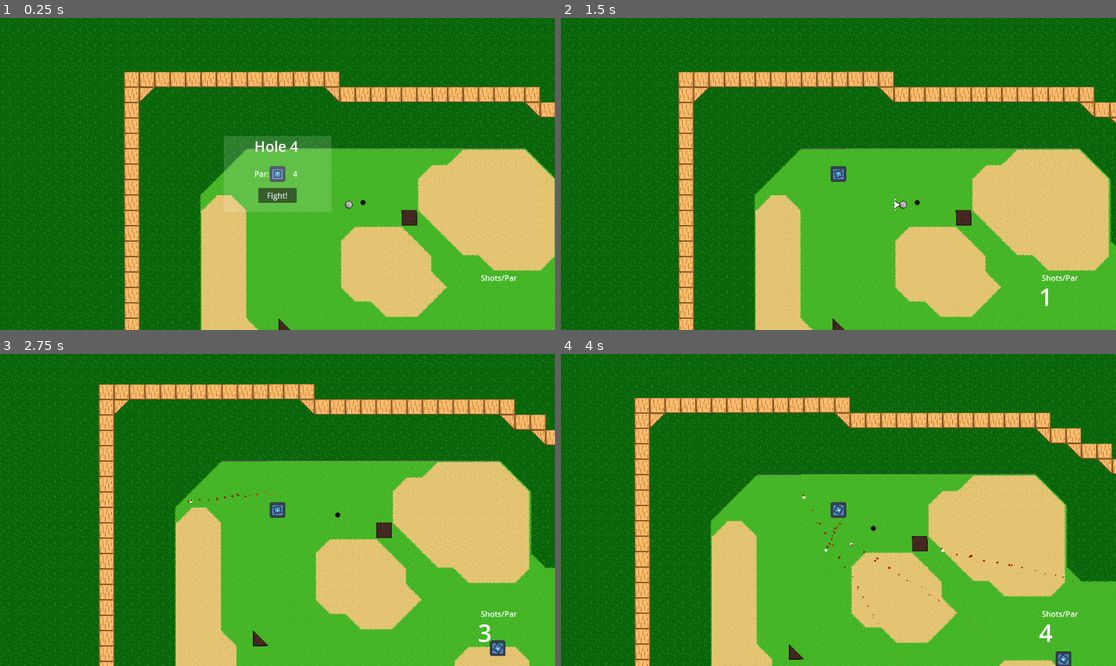
Above: before the commit, frames 1-4 (two rows, left to right).
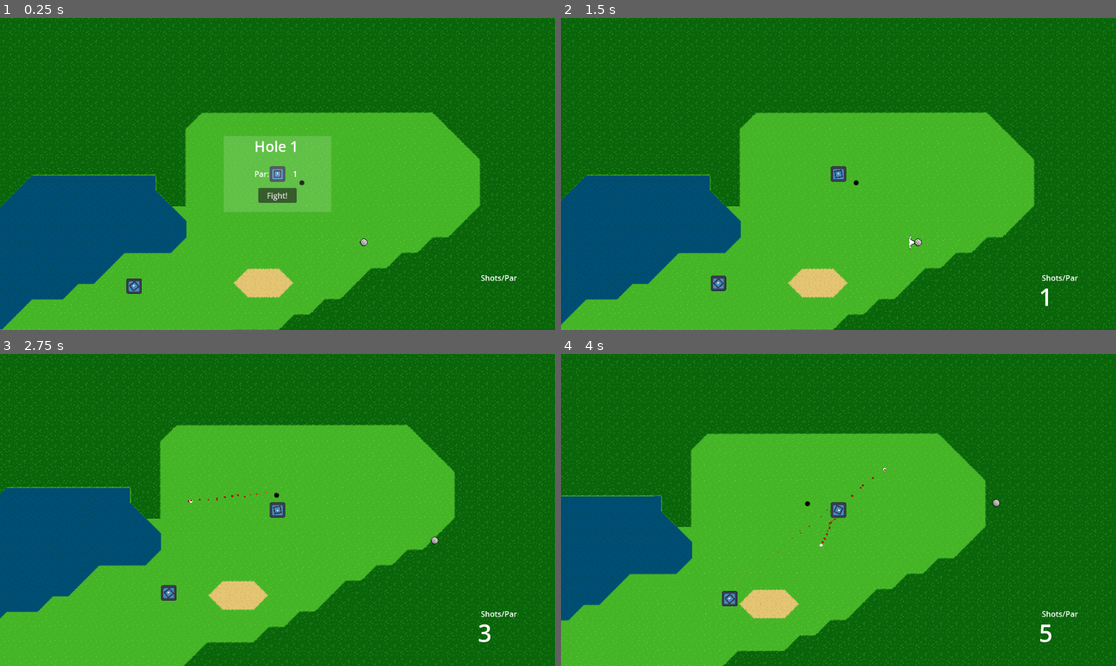
Above: after the commit, the same moments.

Repository: Sabertooth-Software/Bunker-Buster
Game: Godot game, scene res://Scenes/Levels/Hole 1.tscn
The game is run twice, just before and just after one commit, with the same random seed, the same clock (stepped at 60 frames per second) and the same inputs. Before the commit the project starts from res://Scenes/Levels/Hole 4.tscn. The engine's default icon, where the game draws it, is replaced by a stand-in: a white triangle on a blue panel in a dark square.
Inputs (mouse positions are in pixels of both pictures, inside the frame that each line leads up to):
- Up to frame 1 (0.25 s): no input
- Up to frame 2 (1.5 s): click "Fight!" at 0.5 s; move the mouse to (960, 158) at 1.27 s; press the mouse at (960, 158) at 1.28 s; hold Right (right) from 1.28 s (still down)
- Up to frame 3 (2.75 s): move the mouse to (166, 525) at 2.02 s; release Right (right) at 2.03 s; release the mouse at (166, 525) at 2.03 s; hold S (down) from 2.03 s (still down); tap Space (shoot) at 2.1 s
- Up to frame 4 (4 s): move the mouse to (894, 441) at 2.77 s; release S (down) at 2.78 s; press the mouse at (894, 441) at 2.78 s; hold Right (right) 2.78-3.53 s; move the mouse to (810, 572) at 3.52 s; release the mouse at (810, 572) at 3.53 s; hold Up (up) from 3.53 s (still down); tap Space (shoot) at 3.6 s

The runs differ from the first frame. In frame 1, 53% of the frame differs, in the area x 0-100%, y 0-100%; in frame 2, 53%; in frame 3, 60%; in frame 4, 56%.

Commit message:
Transition scenes

Diff:
--- a/CounterUI.gd
+++ b/CounterUI.gd
@@ -1,7 +1,7 @@
 extends Control
 
 @onready var _count_text: RichTextLabel = $counter
-# Called when the node enters the scene tree for the first time.
+
 func _ready():
 	ShotCounter.score_update.connect(_on_score_update)
 
--- a/Scenes/Components/EndResults.gd
+++ b/Scenes/Components/EndResults.gd
@@ -1,16 +1,32 @@
 extends Control
-@export var score_container:BoxContainer
-@export var card:Control
-@export var total_score:Label
+@export var score_container: BoxContainer
+@export var holes: BoxContainer
+@export var card: Control
+@export var total_score: Label
 
-# Called when the node enters the scene tree for the first time.
 func _ready():
+	SceneManager.level_complete.connect(_on_level_complete)
+	for level in SceneManager.level_data:
+		var level_number: int = SceneManager.level_data[level].level_number
+		var label: Label = Label.new()
+		label.text = "Hole " + str(level_number)
+		label.name = str(level_number)
+		holes.add_child(label)
+		var score_label: Label = Label.new()
+		if ShotCounter.scores.get(level) != null:
+			score_label.text = str(ShotCounter.scores[level])
+		else:
+			score_label.text = "0"
+		score_label.name = str(level_number)
+		score_container.add_child(score_label)
+
 	card.hide()
 
-func set_score(level:String,score:int):
-	score_container.get_node(level).set_text(str(score));
+func set_score(score:int):
+	var current_level: int = SceneManager.current_level.level_number
+	score_container.get_node(str(current_level)).set_text(str(score));
 
-func _on_end_level(hole_score:int,_total_score:int,cur_level:String):
-	set_score(cur_level,hole_score)
-	total_score.set_text("Total Score: "+str(_total_score))
+func _on_level_complete():
+	set_score(ShotCounter.get_current_score())
+	total_score.set_text("Total Score: "+str(ShotCounter.get_total_score()))
 	card.show()
--- a/Scenes/Components/GUI.tscn
+++ b/Scenes/Components/GUI.tscn
@@ -63,7 +63,7 @@
 theme_override_font_sizes/normal_font_size = 50
 scroll_active = false
 
-[node name="EndLevelResults" type="Control" parent="." node_paths=PackedStringArray("score_container", "card", "total_score")]
+[node name="EndLevelResults" type="Control" parent="." node_paths=PackedStringArray("score_container", "holes", "card", "total_score")]
 layout_mode = 3
 anchors_preset = 8
 anchor_left = 0.5
@@ -79,6 +79,7 @@
 size_flags_horizontal = 4
 script = ExtResource("2_ellq3")
 score_container = NodePath("Scorecard/Holes2/VBoxContainer")
+holes = NodePath("Scorecard/Holes/VBoxContainer")
 card = NodePath("Scorecard")
 total_score = NodePath("Scorecard/TotalScore/VBoxContainer/Label")
 
@@ -137,18 +138,22 @@
 alignment = 1
 
 [node name="Label" type="Label" parent="EndLevelResults/Scorecard/Holes/VBoxContainer"]
+visible = false
 layout_mode = 2
 text = "Hole 1:"
 
 [node name="Label2" type="Label" parent="EndLevelResults/Scorecard/Holes/VBoxContainer"]
+visible = false
 layout_mode = 2
 text = "Hole 2:"
 
 [node name="Label3" type="Label" parent="EndLevelResults/Scorecard/Holes/VBoxContainer"]
+visible = false
 layout_mode = 2
 text = "Hole 3:"
 
 [node name="Label4" type="Label" parent="EndLevelResults/Scorecard/Holes/VBoxContainer"]
+visible = false
 layout_mode = 2
 text = "Hole 4:"
 
@@ -179,18 +184,22 @@
 alignment = 1
 
 [node name="Hole 1" type="Label" parent="EndLevelResults/Scorecard/Holes2/VBoxContainer"]
+visible = false
 layout_mode = 2
 text = "0"
 
 [node name="Hole 2" type="Label" parent="EndLevelResults/Scorecard/Holes2/VBoxContainer"]
+visible = false
 layout_mode = 2
 text = "0"
 
 [node name="Hole 3" type="Label" parent="EndLevelResults/Scorecard/Holes2/VBoxContainer"]
+visible = false
 layout_mode = 2
 text = "0"
 
 [node name="Hole 4" type="Label" parent="EndLevelResults/Scorecard/Holes2/VBoxContainer"]
+visible = false
 layout_mode = 2
 text = "0"
 
--- a/Scenes/Components/button_next_level.gd
+++ b/Scenes/Components/button_next_level.gd
@@ -1,4 +1,4 @@
 extends Button
 
 func _on_pressed():
-	SceneManager.change_scene(ShotCounter.next_level)
+	SceneManager.next_level()
--- a/Scenes/Levels/Hole 1.tscn
+++ b/Scenes/Levels/Hole 1.tscn
@@ -8,6 +8,10 @@
 [ext_resource type="PackedScene" uid="uid://7sckx3547nbi" path="res://Scenes/Objects/golf_ball.tscn" id="6_x63pp"]
 [ext_resource type="PackedScene" uid="uid://bxv4iggssnkxr" path="res://Scenes/Components/LevelData.tscn" id="7_m8pjt"]
 [ext_resource type="PackedScene" uid="uid://dk0vl7gvy64nc" path="res://Scenes/Components/GUI.tscn" id="8_8bj48"]
+[ext_resource type="Script" path="res://Scripts/Objects/Hole.gd" id="9_i26ia"]
+
+[sub_resource type="CircleShape2D" id="CircleShape2D_k72kk"]
+radius = 6.76909
 
 [node name="Node2D" type="Node2D"]
 
@@ -69,7 +73,7 @@
 target = NodePath("")
 
 [node name="GolfBall" parent="." instance=ExtResource("6_x63pp")]
-position = Vector2(-265, 274)
+position = Vector2(630, -136)
 
 [node name="LevelData" parent="." instance=ExtResource("7_m8pjt")]
 par = 3
@@ -77,3 +81,13 @@
 next_level = "Hole 2"
 
 [node name="GUI" parent="." instance=ExtResource("8_8bj48")]
+
+[node name="Area2D" type="Area2D" parent="."]
+position = Vector2(499.237, -258.294)
+collision_layer = 0
+collision_mask = 64
+script = ExtResource("9_i26ia")
+
+[node name="CollisionShape2D" type="CollisionShape2D" parent="Area2D"]
+position = Vector2(2.7627, -0.705872)
+shape = SubResource("CircleShape2D_k72kk")
--- a/Scenes/Levels/Hole 4.tscn
+++ b/Scenes/Levels/Hole 4.tscn
@@ -8,10 +8,7 @@
 [ext_resource type="PackedScene" uid="uid://7sckx3547nbi" path="res://Scenes/Objects/golf_ball.tscn" id="6_qun68"]
 [ext_resource type="PackedScene" uid="uid://dk0vl7gvy64nc" path="res://Scenes/Components/GUI.tscn" id="7_xlvsu"]
 [ext_resource type="PackedScene" uid="uid://bxv4iggssnkxr" path="res://Scenes/Components/LevelData.tscn" id="8_4hmhe"]
-[ext_resource type="Script" path="res://Scripts/Objects/Hole.gd" id="9_j4bpm"]
-
-[sub_resource type="CircleShape2D" id="CircleShape2D_jubvk"]
-radius = 6.0
+[ext_resource type="PackedScene" uid="uid://dx60xw6lergni" path="res://Scenes/Objects/hole.tscn" id="9_t7udp"]
 
 [node name="Node2D" type="Node2D"]
 
@@ -90,13 +87,4 @@
 current_level = "Hole 4"
 next_level = "Hole 5"
 
-[node name="Area2D" type="Area2D" parent="."]
-collision_layer = 0
-collision_mask = 64
-script = ExtResource("9_j4bpm")
-
-[node name="CollisionShape2D" type="CollisionShape2D" parent="Area2D"]
-position = Vector2(534, -387)
-shape = SubResource("CircleShape2D_jubvk")
-
-[connection signal="body_entered" from="Area2D" to="Area2D" method="_on_body_entered"]
+[node name="Hole" parent="." instance=ExtResource("9_t7udp")]
--- /dev/null
+++ b/Scenes/Objects/hole.tscn
@@ -0,0 +1,16 @@
+[gd_scene load_steps=3 format=3 uid="uid://dx60xw6lergni"]
+
+[ext_resource type="Script" path="res://Scripts/Objects/Hole.gd" id="1_lihjr"]
+
+[sub_resource type="CircleShape2D" id="CircleShape2D_jubvk"]
+radius = 6.0
+
+[node name="Hole" type="Area2D"]
+collision_layer = 0
+collision_mask = 64
+script = ExtResource("1_lihjr")
+
+[node name="CollisionShape2D" type="CollisionShape2D" parent="."]
+position = Vector2(534, -387)
+shape = SubResource("CircleShape2D_jubvk")
+debug_color = Color(0.862745, 0.317647, 0.439216, 0.419608)
--- a/Scripts/Components/SceneManager.gd
+++ b/Scripts/Components/SceneManager.gd
@@ -1,16 +1,10 @@
 extends Node
 
 var level_data: Dictionary
+var current_level: LevelData
 
 signal scene_changed()
-signal end_scene()
-
-var level_order = [
-	"res://Scenes/Levels/Hole 1.tscn",
-	"res://Scenes/Levels/Hole 2.tscn",
-	"res://Scenes/Levels/Hole 3.tscn",
-	"res://Scenes/Levels/Hole 4.tscn"
-]
+signal level_complete()
 
 func _ready():
 	level_data = {
@@ -19,14 +13,20 @@
 		"res://Scenes/Levels/Hole 3.tscn": LevelData.new(3, 3),
 		"res://Scenes/Levels/Hole 4.tscn": LevelData.new(4, 4)
 	}
+	var current: String = get_tree().get_current_scene().scene_file_path
+	if level_data.get(current) != null:
+		current_level = level_data[current]
 
-func next_level(current_level: int):
-	get_tree().change_scene_to_file("res://Scenes/Levels/Hole " + str(current_level) + ".tscn")
-
+func next_level():
+	_set_level(current_level.level_number + 1)
 
 func select_level(level_number: int):
-	get_tree().change_scene_to_file("res://Scenes/Levels/Hole " + str(level_number - 1) + ".tscn")
+	_set_level(level_number)
 
+func _set_level(level_number: int):
+	var new_level: String = "res://Scenes/Levels/Hole " + str(level_number) + ".tscn"
+	current_level = level_data[new_level]
+	get_tree().change_scene_to_file(new_level)
 
 func get_level_data() -> LevelData:
 	var current_scene = get_tree().get_current_scene().scene_file_path
--- a/Scripts/Components/ShotCounter.gd
+++ b/Scripts/Components/ShotCounter.gd
@@ -16,3 +16,13 @@
 	else:
 		scores[current_scene] = 1
 	score_update.emit(scores[current_scene])
+
+func get_current_score() -> int:
+	var current_scene = get_tree().get_current_scene().scene_file_path
+	return scores[current_scene]
+
+func get_total_score() -> int:
+	var total_score: int = 0
+	for value in scores:
+		total_score += scores[value]
+	return total_score
--- a/Scripts/Objects/Hole.gd
+++ b/Scripts/Objects/Hole.gd
@@ -1,5 +1,9 @@
 extends Area2D
+
+func _ready():
+	body_entered.connect(_on_body_entered)
 
 func _on_body_entered(body):
 	if body is GolfBall:
 		body.queue_free()
+		SceneManager.level_complete.emit()
--- a/Shaders/Elemental/water.tres
+++ b/Shaders/Elemental/water.tres
@@ -22,7 +22,7 @@
 shader_parameter/distortion_strength = 0.2
 shader_parameter/tone_color = Color(0, 0.603922, 0.901961, 1)
 shader_parameter/top_color = Color(0.494118, 0.772549, 1, 1)
-shader_parameter/light_start = 0.607
+shader_parameter/light_start = 0.621
 shader_parameter/light_end = 0.714
 shader_parameter/noise1 = SubResource("NoiseTexture2D_c1igq")
 shader_parameter/noise2 = SubResource("NoiseTexture2D_sutnj")
--- a/project.godot
+++ b/project.godot
@@ -11,7 +11,7 @@
 [application]
 
 config/name="Go-godot-jam-4"
-run/main_scene="res://Scenes/Levels/Hole 4.tscn"
+run/main_scene="res://Scenes/Levels/Hole 1.tscn"
 config/features=PackedStringArray("4.0", "Forward Plus")
 config/icon="res://icon.svg"
 
Not shown: 1 places in Scenes/Levels/Hole 1.tscn that only renumber resources
Not shown: 1 places in Scenes/Levels/Hole 4.tscn that only renumber resources
